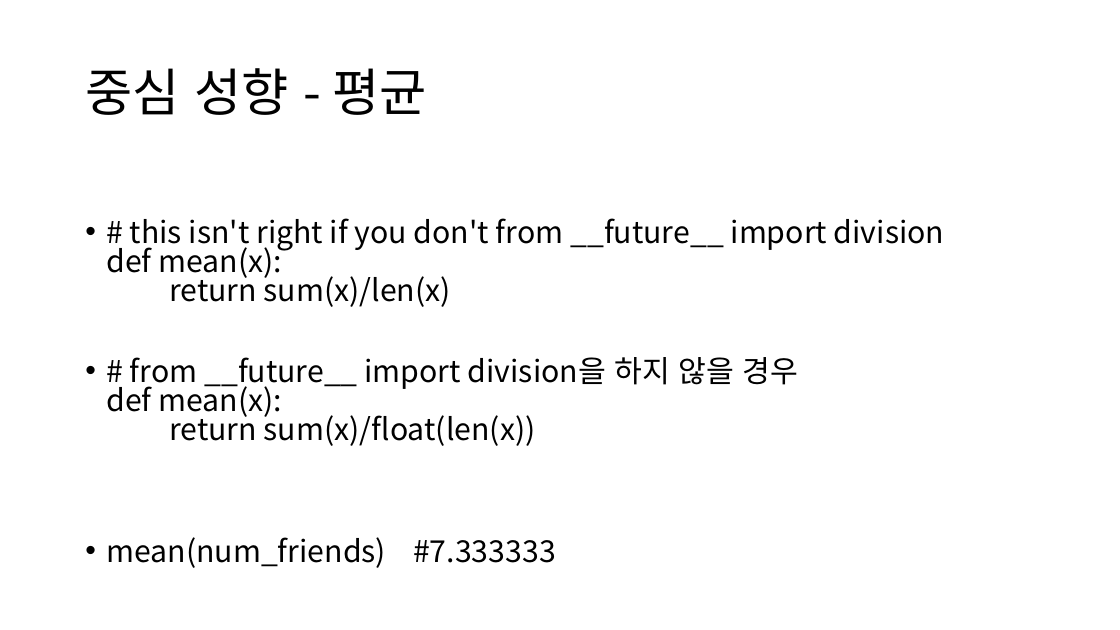
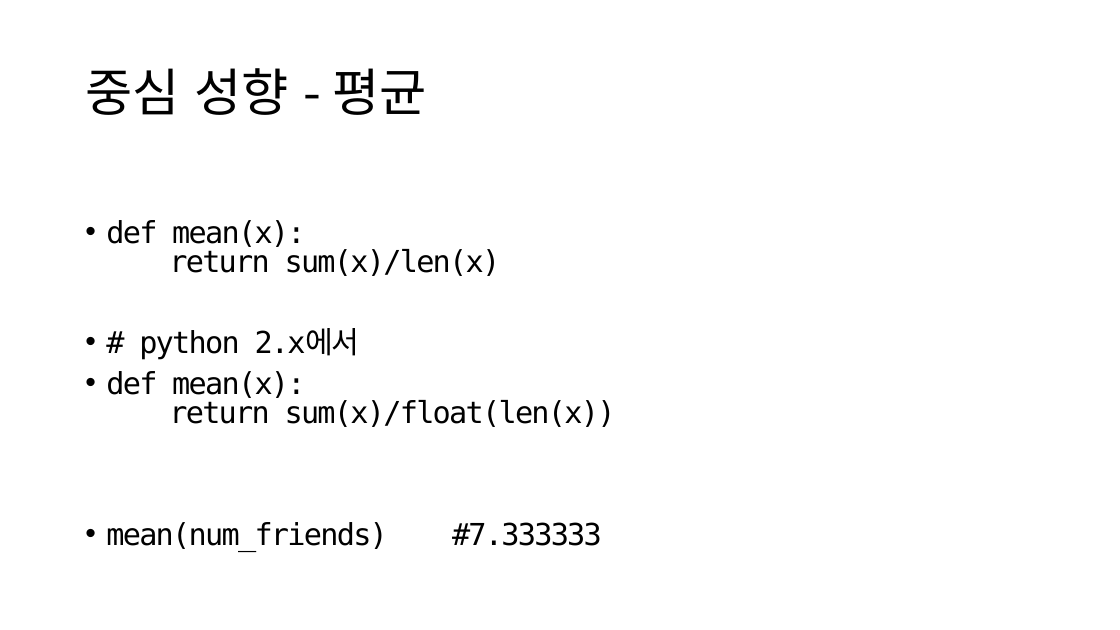
Before and after one commit to ksublee/SPuP, a slide deck: slide 4 of ppt/Python_8_Statistics.pptx. Drawn at 1120x630 pixels with LibreOffice and Linux fonts; fonts in the diff are those of the drawing. Boxes give left, top, right and bottom in pixels: in the first picture for what was removed or moved away, otherwise in the second. Text is boxed around its words. In the diff, an @@ line names an element or a change of style, - is before the commit and + after.

```diff
--- a/ppt/Python_8_Statistics.pptx
+++ b/ppt/Python_8_Statistics.pptx
@@ text at [106, 220, 616, 427]: text changed; font Noto Sans CJK KR to DejaVu Sans Mono @@
-• # this isn't right if you don't from __future__ import division
-  def mean(x):
-  return sum(x)/len(x)
-• # from __future__ import division을 하지 않을 경우
-  def mean(x):
-  return sum(x)/float(len(x))
+• def mean(x):
+  return sum(x)/len(x)
+• # python 2.x에서
+• def mean(x):
+  return sum(x)/float(len(x))
@@ text at [106, 522, 602, 549]: font Noto Sans CJK KR to DejaVu Sans Mono, letter spacing 0 to -1.5 pt in "mean(num_friends) #7.333333" @@
```
Also in this commit, not shown: 9 other slides changed, 9 other files.
